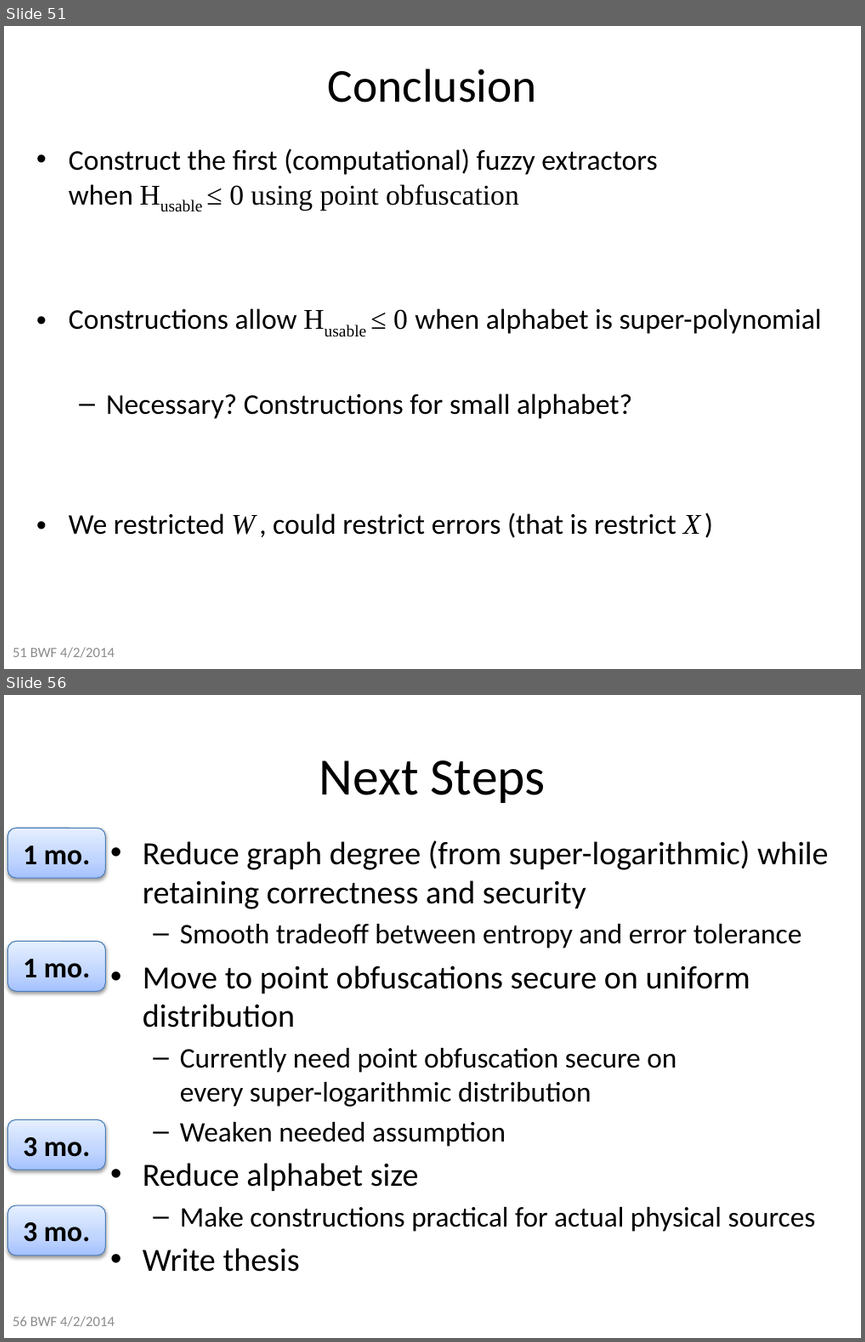
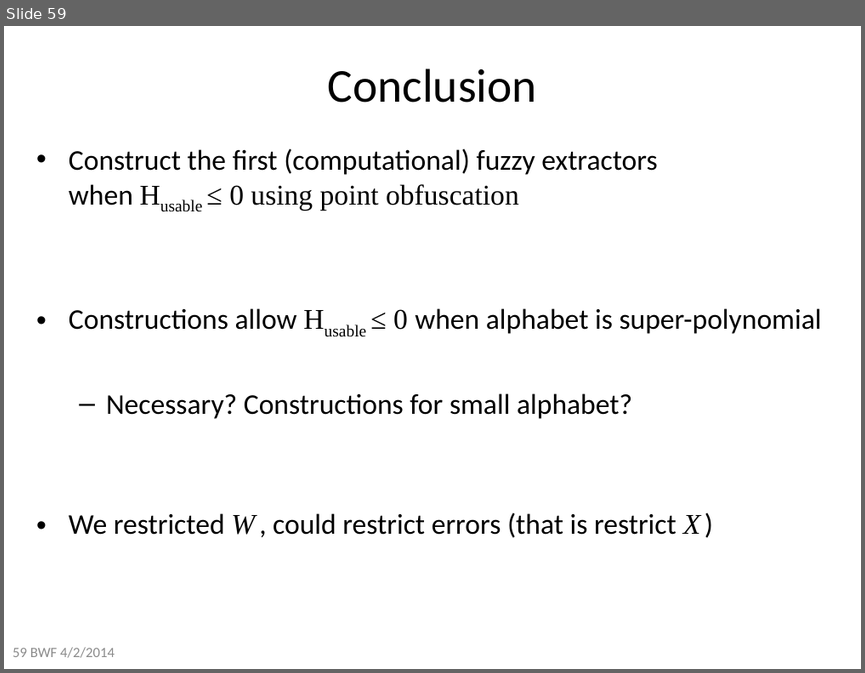
Before and after one commit to xianruimeng/comp-fuzzy-ext, a slide deck: constantRate/KeyDerivationWithNegativeUsable.pptx. Shown one above the other, each under a label of ours: slides 51 and 56 before the commit, slide 59 after it; the slides between them are not shown. The pictures are 865x1342 and 865x673 pixels, drawn with LibreOffice and Linux fonts; fonts in the diff are those of the drawing. Boxes give left, top, right and bottom in pixels: in the first picture for what was removed or moved away, otherwise in the second. Text is boxed around its words. In the diff, an @@ line names an element or a change of style, - is before the commit and + after.

```diff
--- a/constantRate/KeyDerivationWithNegativeUsable.pptx
+++ b/constantRate/KeyDerivationWithNegativeUsable.pptx
@@ slide 56 removed at (x1=4, y1=695, x2=861, y2=1338), background #FFFFFF @@
@@ title removed at (x1=319, y1=760, x2=545, y2=803) @@
-Next Steps
@@ rounded rectangle removed at (x1=7, y1=828, x2=105, y2=878) @@
-1 mo.
@@ text removed at (x1=143, y1=840, x2=828, y2=1271) @@
-• Reduce graph degree (from super-logarithmic) while retaining correctness and security
-  – Smooth tradeoff between entropy and error tolerance
-• Move to point obfuscations secure on uniform distribution
-  – Currently need point obfuscation secure on
-    every super-logarithmic distribution
-  – Weaken needed assumption
-• Reduce alphabet size
-  – Make constructions practical for actual physical sources
-• Write thesis
@@ rounded rectangle removed at (x1=7, y1=941, x2=105, y2=991) @@
-1 mo.
@@ rounded rectangle removed at (x1=7, y1=1119, x2=105, y2=1168) @@
-3 mo.
@@ rounded rectangle removed at (x1=7, y1=1205, x2=105, y2=1254) @@
-3 mo.
@@ text removed at (x1=12, y1=1315, x2=114, y2=1327) @@
-56 BWF 4/2/2014
@@ what was slide 51 is now slide 59 @@
@@ text at (x1=12, y1=646, x2=114, y2=658): text changed @@
-51 BWF 4/2/2014
+59 BWF 4/2/2014
```
Also in this commit, not shown: 1 slide changed, 8 slides added, 4 other slides removed, 1 other file.
